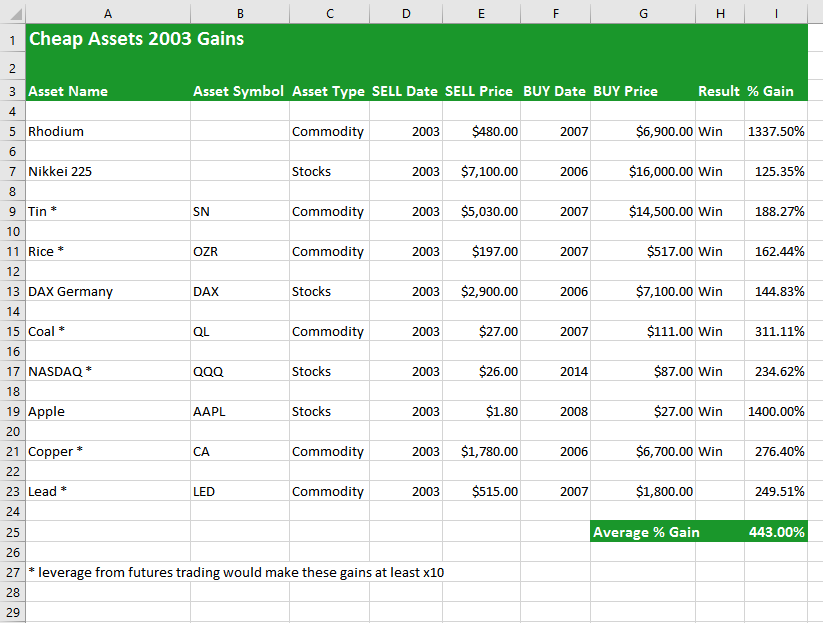
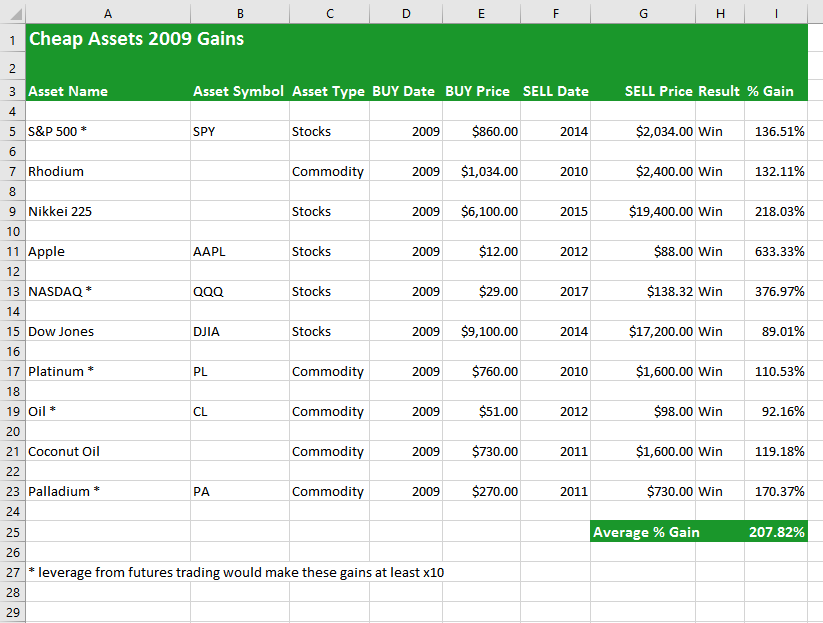
Two versions of the same layered image (823 × 623). Layer-by-layer changes:
painted on "Cheap 2009" over [27, 32, 795, 537]
painted on "Overpriced 2000" over [27, 32, 363, 419]
painted on "Overpriced 2008" over [181, 32, 723, 496]
moved "Cheap 2003" above "Background" over [27, 32, 795, 537]
